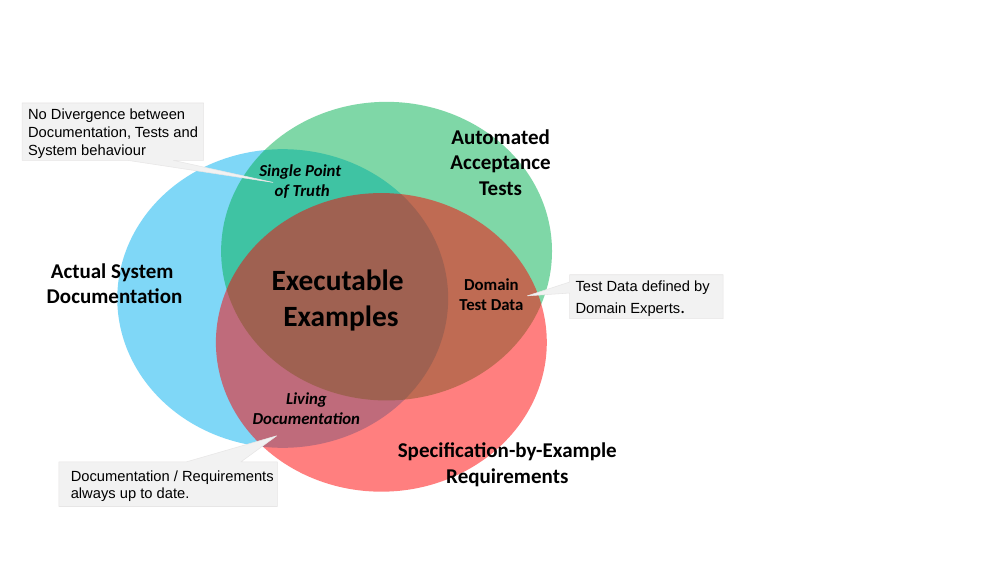
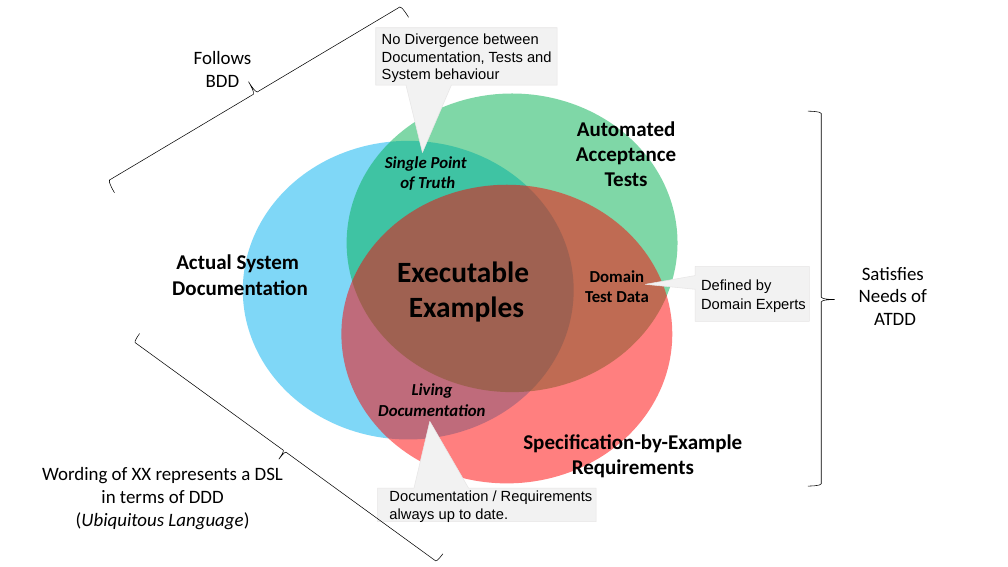
Before and after one commit to iks-gmbh-tools/SysNat, a slide deck: slide 18 of documentation/Figures.pptx. Drawn at 1008x567 pixels with LibreOffice and Linux fonts; fonts in the diff are those of the drawing. Boxes give left, top, right and bottom in pixels: in the first picture for what was removed or moved away, otherwise in the second. Text is boxed around its words. In the diff, an @@ line names an element or a change of style, - is before the commit and + after.

Commit message:
documentation updated

```diff
--- a/documentation/Figures.pptx
+++ b/documentation/Figures.pptx
@@ right brace added at (101, 0, 408, 192), outline #000000 0.5 pt @@
@@ speech box "No Divergence between": place and size @@
-speech box "No Divergence between" at (22, 103, 203, 160)
+speech box "No Divergence between" at (376, 28, 557, 85)
@@ text added at (194, 51, 252, 87), 18 pt, text #000000 @@
+Follows
+BDD
@@ right brace added at (808, 111, 835, 486), outline #000000 0.5 pt @@
@@ 7 texts, 3 ellipses: place and size @@
-7 texts, 3 ellipses at (47, 102, 617, 492)
+7 texts, 3 ellipses at (172, 94, 742, 483)
@@ proportions changed in 3 elements at (376, 28, 557, 85), (377, 488, 596, 522), (695, 266, 809, 321) @@
@@ speech box "Defined by": place and size @@
-speech box "Defined by" at (569, 274, 723, 318)
+speech box "Defined by" at (695, 266, 809, 321)
@@ text added at (859, 267, 927, 325), 18 pt, text #000000 @@
+Satisfies
+Needs of
+ATDD
@@ text in speech box at (701, 279, 806, 312): text changed @@
-Test Data defined by
-Domain Experts.
+Defined by
+Domain Experts
@@ right brace added at (128, 334, 443, 567), outline #000000 0.5 pt @@
@@ text added at (42, 467, 283, 530), 18 pt, text #000000 @@
+Wording of XX represents a DSL
+in terms of DDD
+(Ubiquitous Language)
@@ speech box "Documentation / Requirements": place and size @@
-speech box "Documentation / Requirements" at (59, 462, 278, 507)
+speech box "Documentation / Requirements" at (377, 488, 596, 522)
```
Also in this commit, not shown: 1 other file.
